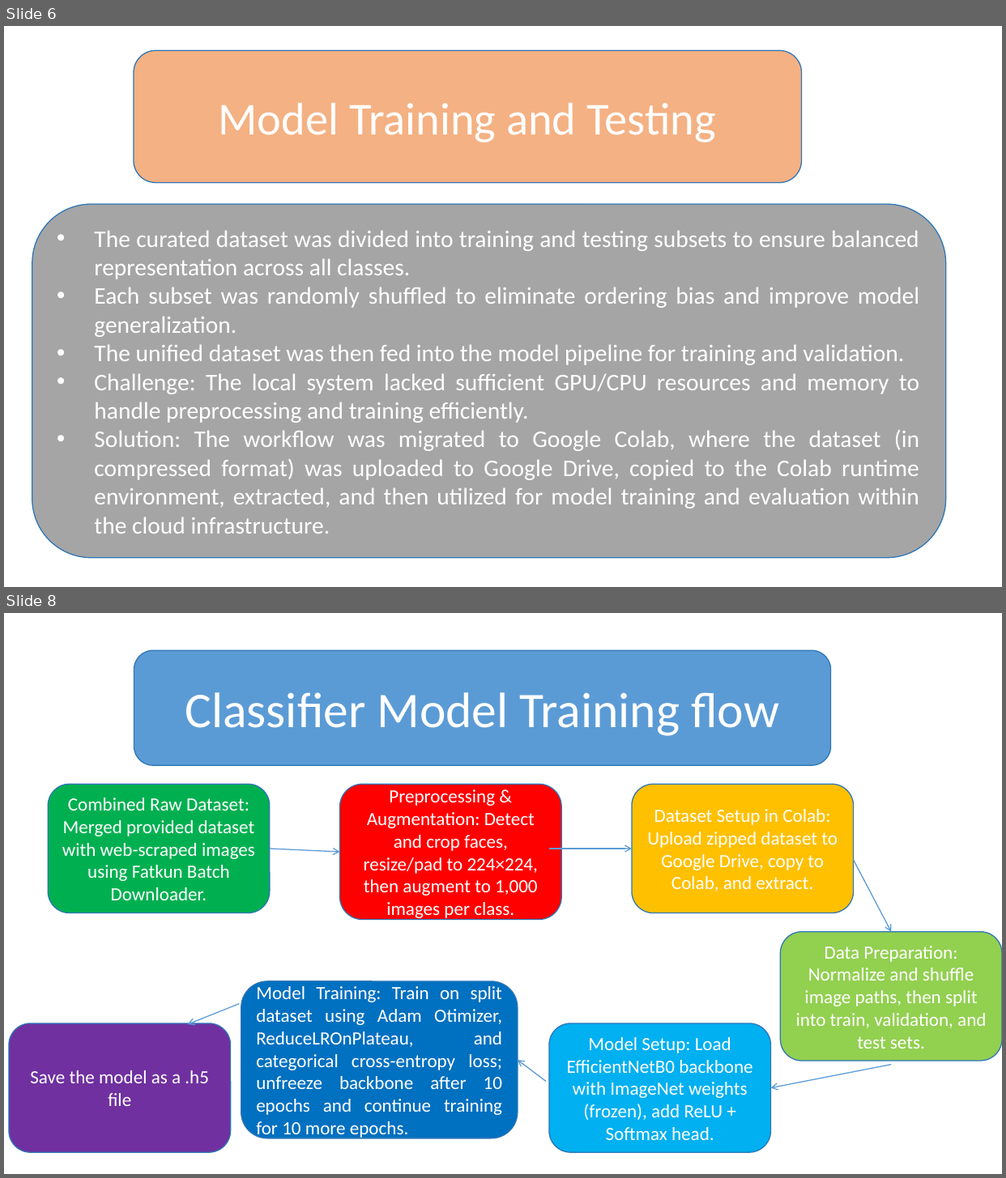
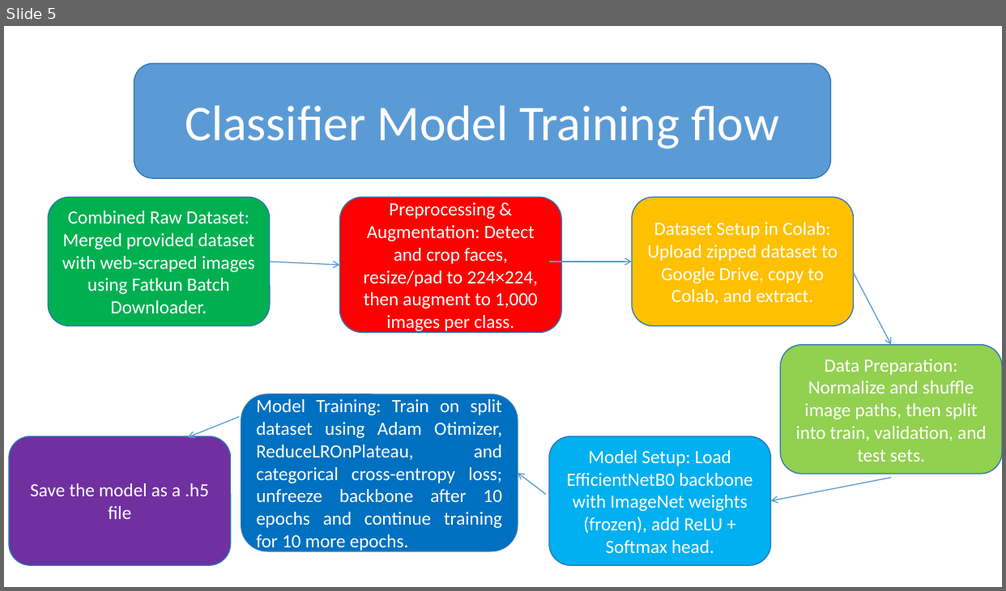
Before and after one commit to SpringBoardMentor0781j/Dermal_Scan_Project_2025, a slide deck: docs/Presentation1.pptx. Shown one above the other, each under a label of ours: slides 6 and 8 before the commit, slide 5 after it; the slides between them are not shown. The pictures are 1006x1178 and 1006x591 pixels, drawn with LibreOffice and Linux fonts; fonts in the diff are those of the drawing; background and template pictures are left out. Boxes give left, top, right and bottom in pixels: in the first picture for what was removed or moved away, otherwise in the second. Text is boxed around its words. In the diff, an @@ line names an element or a change of style, - is before the commit and + after.

```diff
--- a/docs/Presentation1.pptx
+++ b/docs/Presentation1.pptx
@@ slide 6 removed at (4, 26, 1002, 587), background picture (left out) @@
@@ rounded rectangle removed at (134, 50, 801, 183) @@
-Model Training and Testing
@@ rounded rectangle removed at (32, 204, 947, 558) @@
-• The curated dataset was divided into training and testing subsets to ensure balanced representation across all classes.
-• Each subset was randomly shuffled to eliminate ordering bias and improve model generalization.
-• The unified dataset was then fed into the model pipeline for training and validation.
-• Challenge: The local system lacked sufficient GPU/CPU resources and memory to handle preprocessing and training efficiently.
-• Solution: The workflow was migrated to Google Colab, where the dataset (in compressed format) was uploaded to Google Drive, copied to the Colab runtime environment, extracted, and then utilized for model training and evaluation within the cloud infrastructure.
@@ what was slide 8 is now slide 5 @@
```
Also in this commit, not shown: 3 other slides removed, 31 other files.
